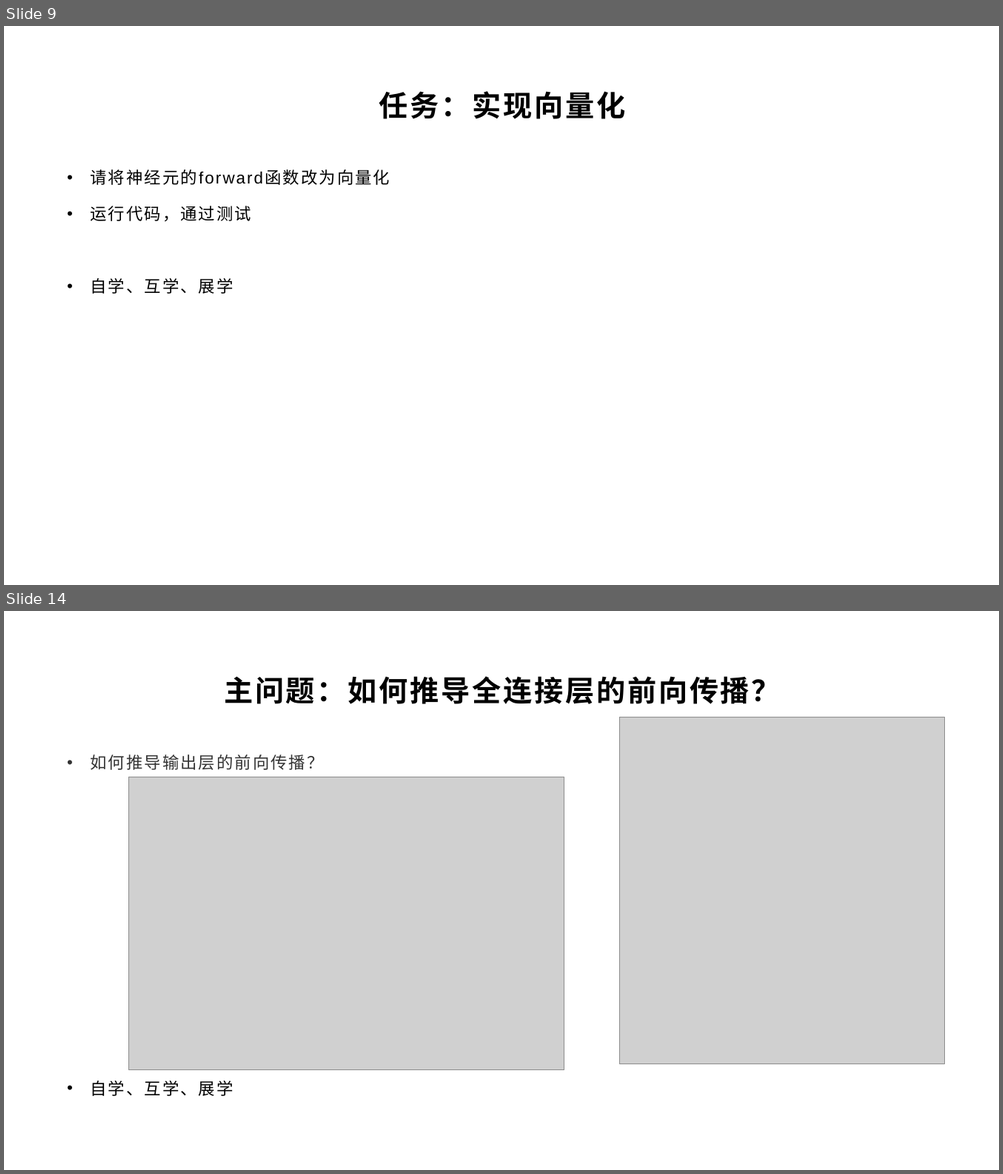
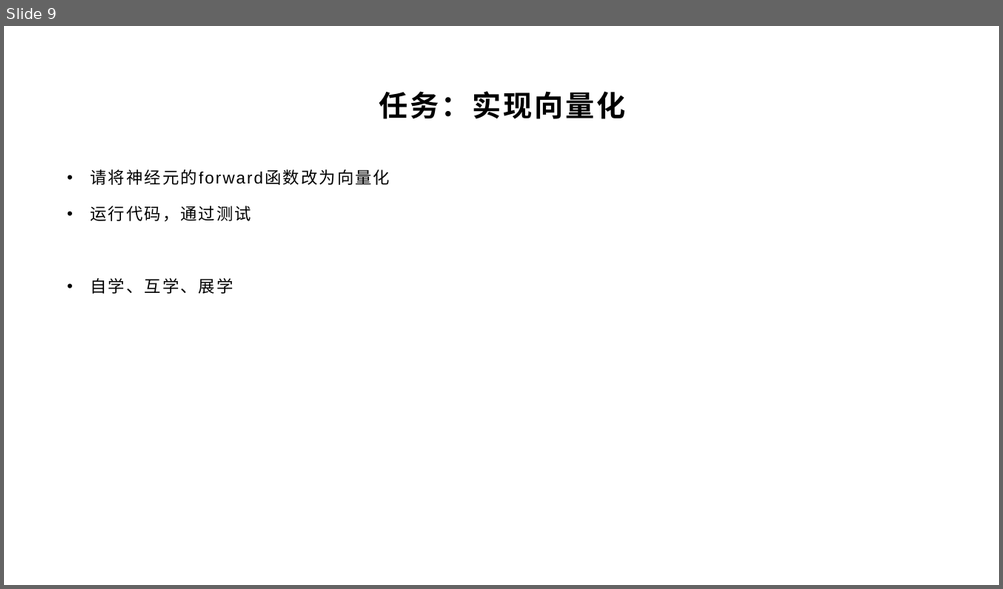
Before and after one commit to yyc-git/DeepLearningEdu, a slide deck: lessons/3_derivation/ppt/全连接层的前向和后向传播推导（上）.pptx. Shown one above the other, each under a label of ours: slides 9 and 14 before the commit, slide 9 after it; the slides between them are not shown. The pictures are 1003x1174 and 1003x589 pixels, drawn with LibreOffice and Linux fonts; fonts in the diff are those of the drawing; grey boxes stand for pictures; background and template pictures are left out. Boxes give left, top, right and bottom in pixels: in the first picture for what was removed or moved away, otherwise in the second. Text is boxed around its words. In the diff, an @@ line names an element or a change of style, - is before the commit and + after.

```diff
--- a/lessons/3_derivation/ppt/全连接层的前向和后向传播推导（上）.pptx
+++ b/lessons/3_derivation/ppt/全连接层的前向和后向传播推导（上）.pptx
@@ slide 14 removed at <box>4,611,999,1170</box>, background picture (left out) @@
@@ title removed at <box>224,676,780,704</box> @@
-主问题：如何推导全连接层的前向传播？
@@ picture removed at <box>620,717,944,1065</box> @@
@@ text removed at <box>91,755,324,1096</box> @@
-• 如何推导输出层的前向传播？
-• 自学、互学、展学
@@ picture removed at <box>128,777,563,1071</box> @@
```
Also in this commit, not shown: 2 slides changed, 5 other slides removed, 26 other files.
